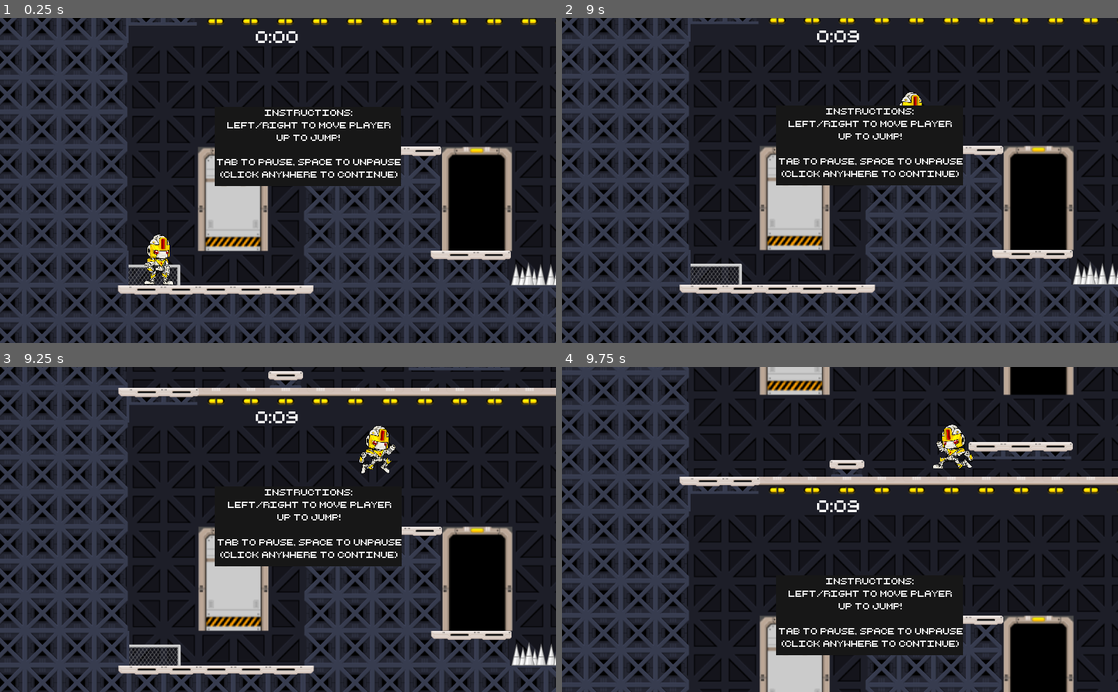
Above: before the commit, frames 1-4 (two rows, left to right).
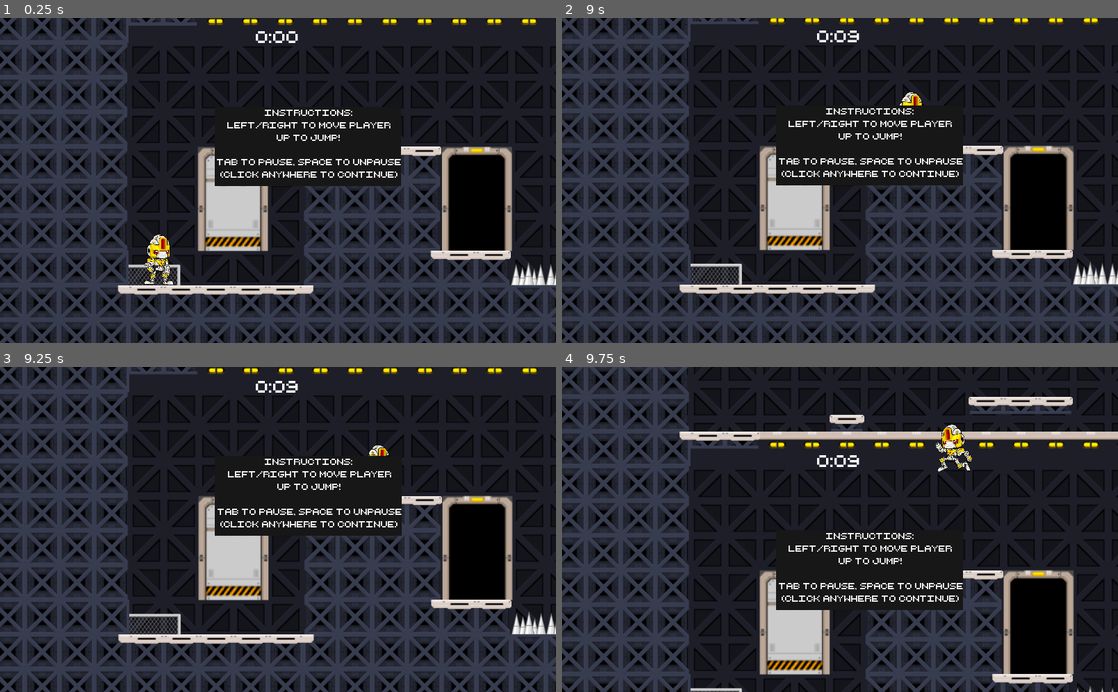
Above: after the commit, the same moments.

Repository: bsu-cs315/FP-LABS
Game: Godot game, scene res://src/Level-2.tscn
The game is run twice, just before and just after one commit, with the same random seed, the same clock (stepped at 60 frames per second) and the same inputs. This scene is started directly instead of the project's main scene.
Inputs:
- Up to frame 1 (0.25 s): no input
- Up to frame 2 (9 s): hold Right (move_right) 0.53-2.03 s; tap Up (jump) at 0.6, 0.77, 1.07, 1.35, 1.52, 1.82, 2.1, 2.85, 3.02, 3.32, 3.6, 3.77, 4.07, 4.35, 4.52, 4.82, 5.1, 5.85, 6.02, 6.32, 6.6, 6.77, 7.07, 7.35, 7.52, 7.82, 8.1, 8.85 s; hold Left (move_left) 2.03-2.78 s; hold Right (move_right) 2.78-4.28 s; hold Left (move_left) 4.28-5.03 s; hold Right (move_right) 5.03-5.78 s; hold Left (move_left) 5.78-7.28 s; hold Right (move_right) from 7.28 s (still down)
- Up to frame 3 (9.25 s): keep holding Right (move_right); tap Up (jump) at 9.02 s
- Up to frame 4 (9.75 s): tap Up (jump) at 9.32, 9.6 s; release Right (move_right) at 9.53 s; hold Left (move_left) from 9.53 s (still down)

Frames 1-2 are identical in both runs. In frame 3, 35% of the frame differs, in the area x 0-100%, y 0-100%; in frame 4, 35%.

Commit message:
Fix bug of not jumping after walking off edge

Diff:
--- a/src/Level-2.tscn
+++ b/src/Level-2.tscn
@@ -942,7 +942,7 @@
 [node name="Floor" type="TileMap" parent="."]
 tile_set = SubResource( 19 )
 format = 1
-tile_data = PoolIntArray( -262145, 17, 0, -327680, 17, 0, -3 …(663 unchanged characters)… 17, 0, -327637, 17, 0, -327636, 17, 0, -196612, 17, 0, -196611, 17, 0, -196610,  …(3792 unchanged characters)…
+tile_data = PoolIntArray( -262145, 17, 0, -327680, 17, 0, -3 …(663 unchanged characters)… 17, 0, -327637, 17, 0, -327636, 17, 0, -327635, 17, 0, -327634, 17, 0, -327633, 17, 0, -196612, 17, 0, -196611, 17, 0, -196610,  …(3792 unchanged characters)…
 
 [node name="Player" parent="." instance=ExtResource( 17 )]
 position = Vector2( 59.3794, 459.671 )
--- a/src/Player.gd
+++ b/src/Player.gd
@@ -56,12 +56,12 @@
 		_velocity.y = -JUMP_SPEED
 		jump_player.play()
 	if double_jump_enabled and Input.is_action_just_pressed("jump"):
-		if is_on_floor():
-			jump_count = 0
-		if jump_count < 2:
+		if jump_count < 1:
 			jump_count+=1
 			_velocity.y = -JUMP_SPEED
 			jump_player.play()
+	if is_on_floor():
+		jump_count = 0
 
 	_velocity = move_and_slide(_velocity, Vector2.UP)
 
